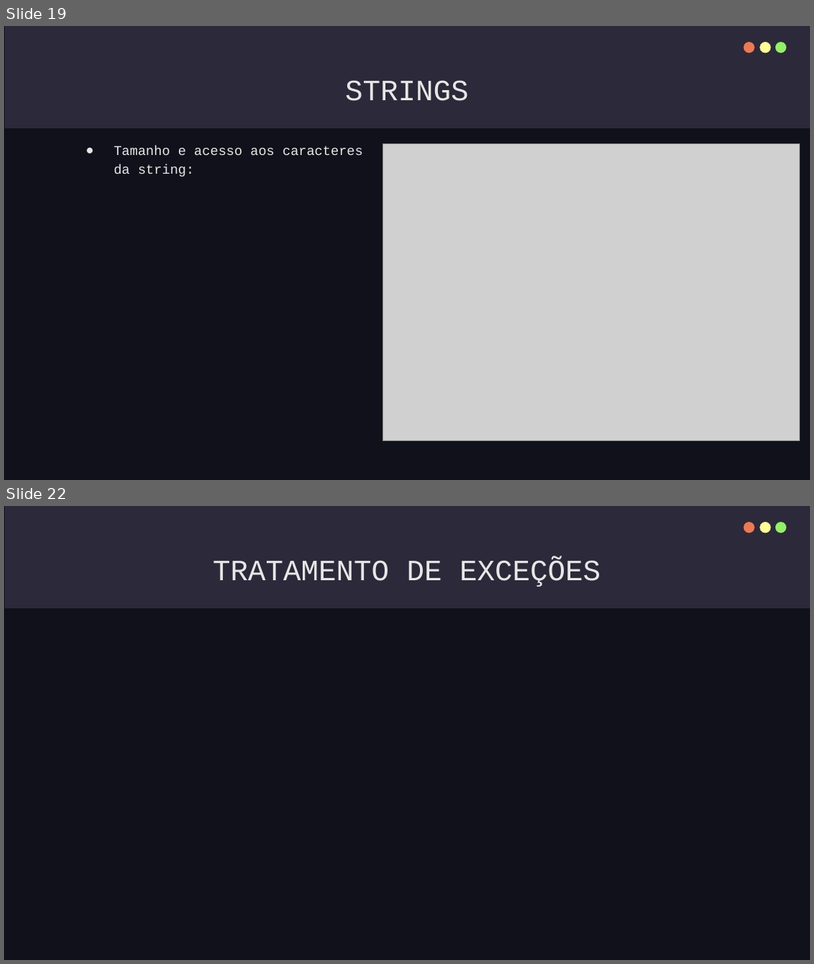
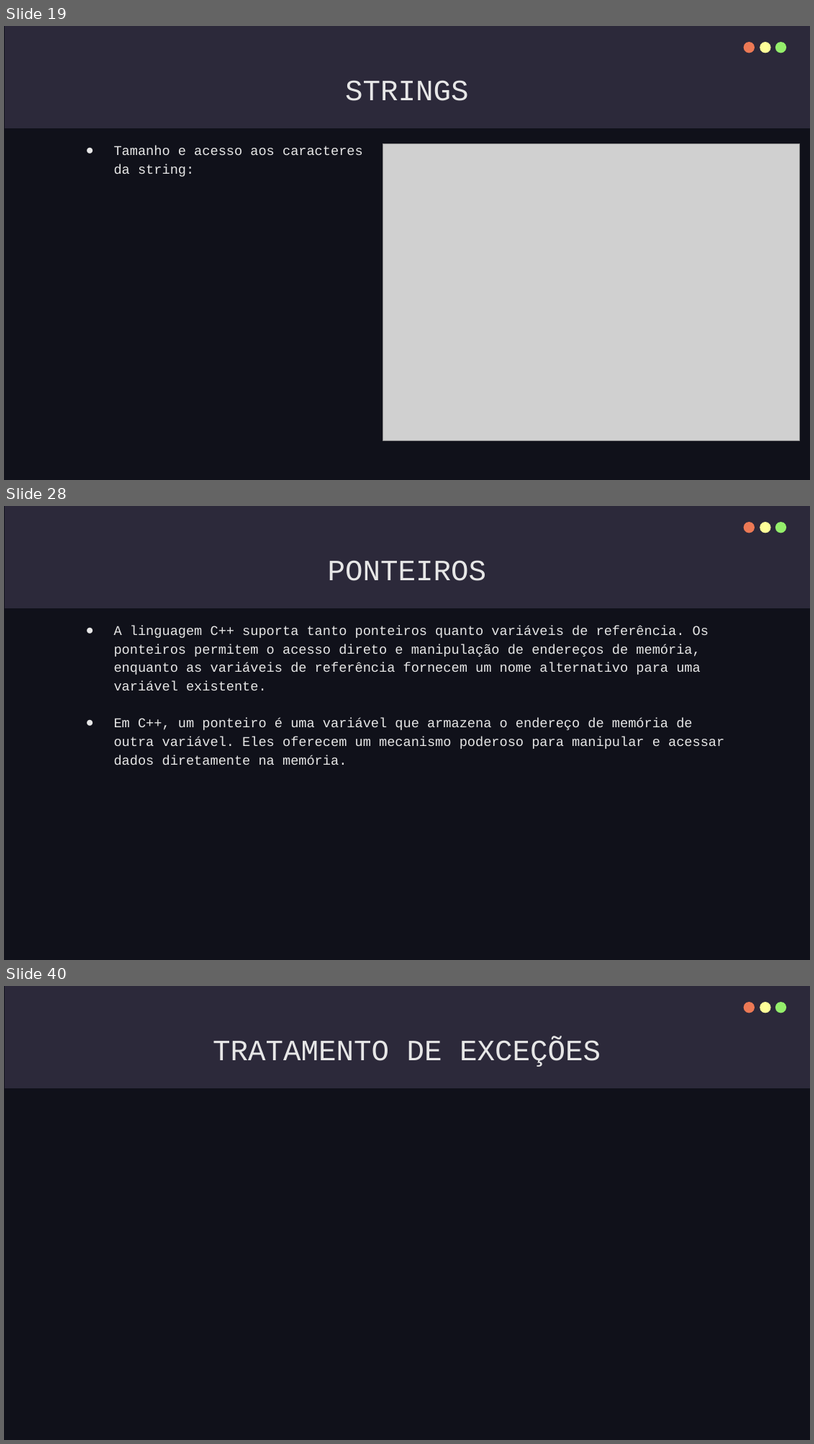
Before and after one commit to IgorTorquatto/Prolog, a slide deck: C++.pptx. Shown one above the other, each under a label of ours: slides 19 and 22 before the commit, slides 19, 28 and 40 after it; the slides between them are not shown. The pictures are 814x964 and 814x1444 pixels, drawn with LibreOffice and Linux fonts; fonts in the diff are those of the drawing; grey boxes stand for pictures. Boxes give left, top, right and bottom in pixels: in the first picture for what was removed or moved away, otherwise in the second. Text is boxed around its words. In the diff, an @@ line names an element or a change of style, - is before the commit and + after.

```diff
--- a/C++.pptx
+++ b/C++.pptx
@@ slide 28 added at [4,506,810,960], background #10111A; not listed: 4 template elements that a slide beside it also shows @@
@@ title added at [328,560,487,581], 35 pt, text #E7E7E7 @@
+PONTEIROS
@@ text added at [114,626,725,765], 16 pt, text #E7E7E7 @@
+● A linguagem C++ suporta tanto ponteiros quanto variáveis de referência. Os ponteiros permitem o acesso direto e manipulação de endereços de memória, enquanto as variáveis de referência fornecem um nome alternativo para uma variável existente.
+● Em C++, um ponteiro é uma variável que armazena o endereço de memória de outra variável. Eles oferecem um mecanismo poderoso para manipular e acessar dados diretamente na memória.
@@ what was slide 22 is now slide 40 @@
```
Also in this commit, not shown: 1 slide changed, 18 other slides added, 1 slide removed.
